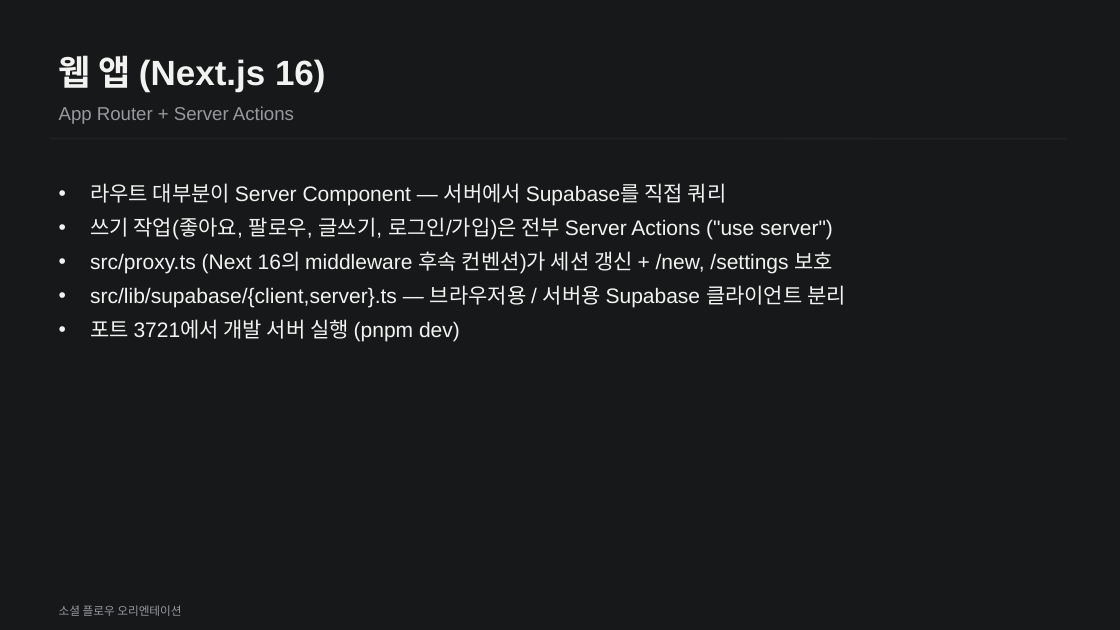
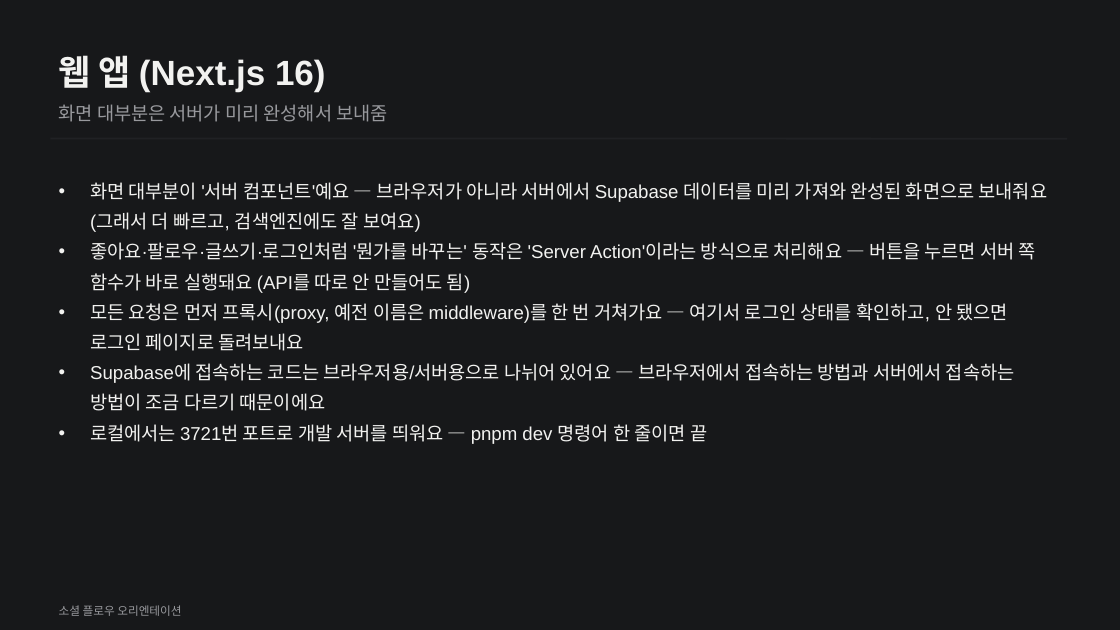
Before and after one commit to white100s/social_flow, a slide deck: slide 33 of docs/social-flow-orientation.pptx (slide 28 before the commit). Drawn at 1120x630 pixels with LibreOffice and Linux fonts; fonts in the diff are those of the drawing. Boxes give left, top, right and bottom in pixels: in the first picture for what was removed or moved away, otherwise in the second. Text is boxed around its words. In the diff, an @@ line names an element or a change of style, - is before the commit and + after.

Commit message:
Make the Next.js slide beginner-friendly, add supporting glossary terms
The web app slide assumed prior Next.js knowledge (Server Component,
Server Actions, middleware jargon with no explanation). Rewrote it in
plain language, and added 5 glossary terms it depends on: Routing,
React, Server/Client Component, Middleware/Proxy, and Port.

```diff
--- a/docs/social-flow-orientation.pptx
+++ b/docs/social-flow-orientation.pptx
@@ text at <box>59,104,387,122</box>: text changed @@
-App Router + Server Actions
+화면 대부분은 서버가 미리 완성해서 보내줌
@@ text at <box>90,182,1048,444</box>: text changed; size 18 to 16 pt @@
-• 라우트 대부분이 Server Component — 서버에서 Supabase를 직접 쿼리
-• 쓰기 작업(좋아요, 팔로우, 글쓰기, 로그인/가입)은 전부 Server Actions ("use server")
-• src/proxy.ts (Next 16의 middleware 후속 컨벤션)가 세션 갱신 + /new, /settings 보호
-• src/lib/supabase/{client,server}.ts — 브라우저용 / 서버용 Supabase 클라이언트 분리
-• 포트 3721에서 개발 서버 실행 (pnpm dev)
+• 화면 대부분이 '서버 컴포넌트'예요 — 브라우저가 아니라 서버에서 Supabase 데이터를 미리 가져와 완성된 화면으로 보내줘요 (그래서 더 빠르고, 검색엔진에도 잘 보여요)
+• 좋아요·팔로우·글쓰기·로그인처럼 '뭔가를 바꾸는' 동작은 'Server Action'이라는 방식으로 처리해요 — 버튼을 누르면 서버 쪽 함수가 바로 실행돼요 (API를 따로 안 만들어도 됨)
+• 모든 요청은 먼저 프록시(proxy, 예전 이름은 middleware)를 한 번 거쳐가요 — 여기서 로그인 상태를 확인하고, 안 됐으면 로그인 페이지로 돌려보내요
+• Supabase에 접속하는 코드는 브라우저용/서버용으로 나뉘어 있어요 — 브라우저에서 접속하는 방법과 서버에서 접속하는 방법이 조금 다르기 때문이에요
+• 로컬에서는 3721번 포트로 개발 서버를 띄워요 — pnpm dev 명령어 한 줄이면 끝
```
Also in this commit, not shown: 1 other slide changed, 5 slides added, 1 other file.
